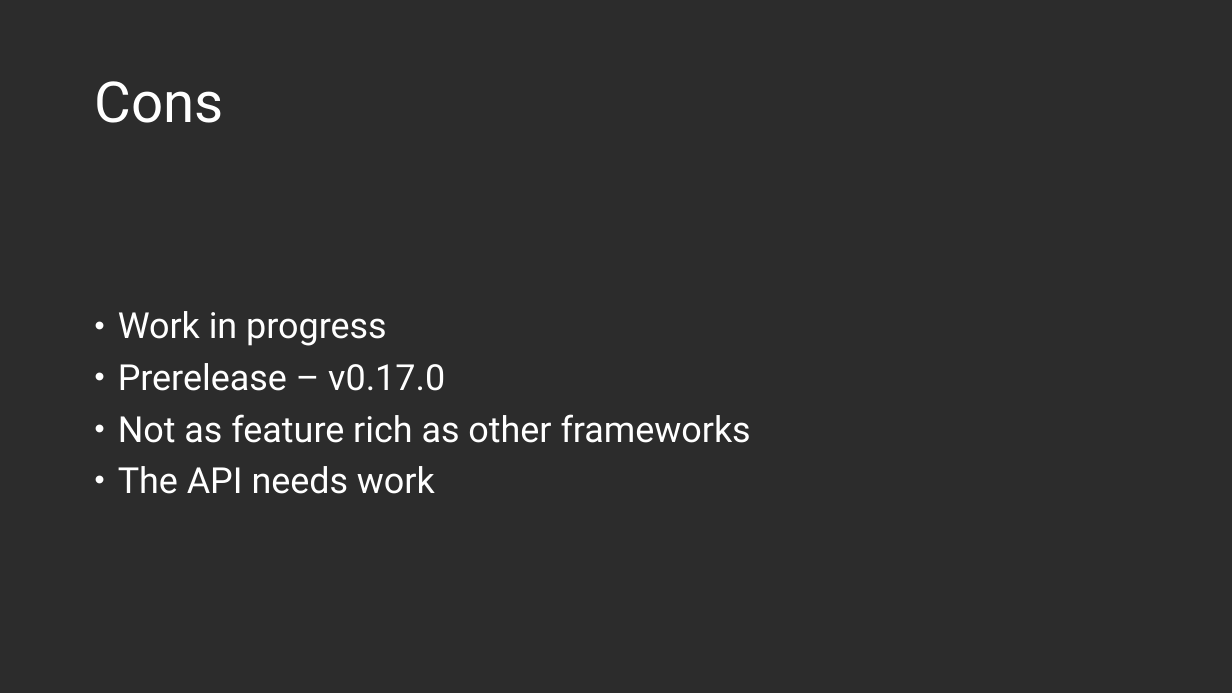
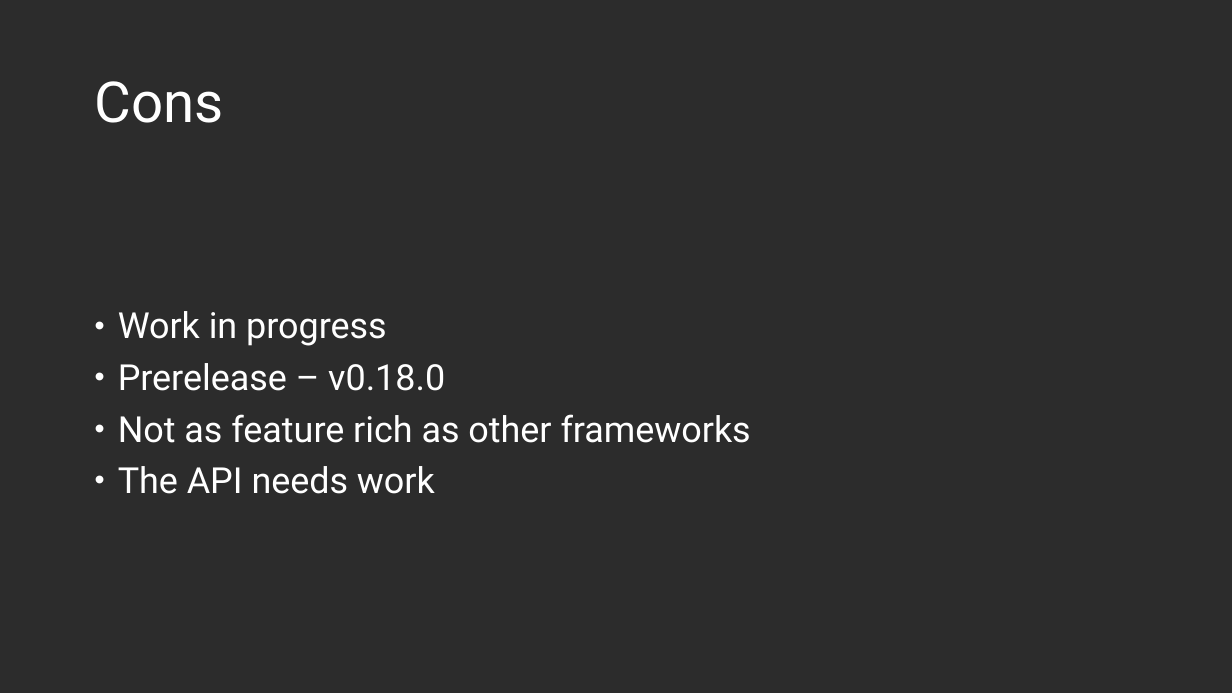
Before and after one commit to champagne-randy/semantic_sandbox, a slide deck: slide 5 of Semantic-UI.pptx (slide 6 before the commit). Drawn at 1232x693 pixels with LibreOffice and Linux fonts; fonts in the diff are those of the drawing. Boxes give left, top, right and bottom in pixels: in the first picture for what was removed or moved away, otherwise in the second. Text is boxed around its words. In the diff, an @@ line names an element or a change of style, - is before the commit and + after.

```diff
--- a/Semantic-UI.pptx
+++ b/Semantic-UI.pptx
@@ text at (118, 363, 445, 391): text changed @@
-• Prerelease – v0.17.0
+• Prerelease – v0.18.0
```
Also in this commit, not shown: 2 other slides changed, 1 slide removed, 33 other files.
